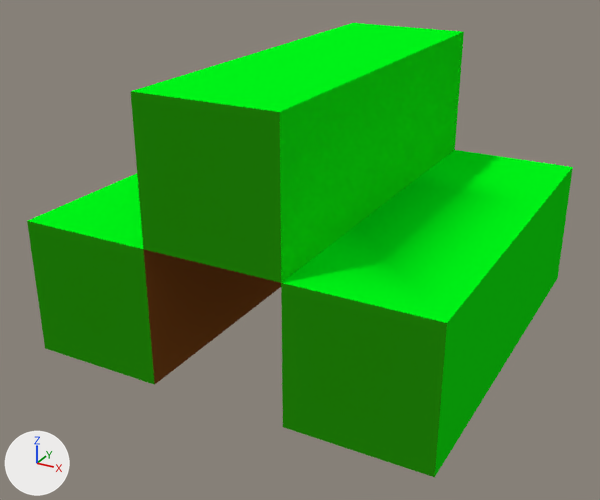
Renders of the Blender file models/tent_obj.blend from each side of a commit.
Camera for both pictures: a 50 mm lens placed at (1.59, -3.37, 1.55), pointed at (0.21, -0.87, 0.3). The lights are fixed; the arrows at lower left show +X, +Y and +Z.

Before the edit, the objects in view are built like this:
```python
mat_materiał_003 = principled_material('Materiał.003')
mat_materiał_003.base_color = (0.00655, 0.701, 0.00584)  # green #13da12
mat_materiał_003.roughness = 1.0
mat_materiał_003.specular_ior_level = 0.0
mat_materiał_004 = principled_material('Materiał.004')
mat_materiał_004.base_color = (0.0, 0.99, 0.0099)  # green #00fe19
mat_materiał_004.roughness = 1.0
mat_materiał_004.specular_ior_level = 0.0
mat_materiał_005 = principled_material('Materiał.005')
mat_materiał_005.base_color = (0.0178, 0.279, 0.00316)  # green #24900a
mat_materiał_005.roughness = 1.0
mat_materiał_005.specular_ior_level = 0.0
me_tent = bpy.data.meshes.new('tent')
me_tent.from_pydata(...)  # 40 vertices, 42 faces; spans x -1.0..2.0, y -3.0..0.0, z 0.0..2.0
# faces by material slot: [6, 18, 9, 9]
me_tent.materials.append(mat_materiał_005)  # green #24900a
me_tent.materials.append(mat_materiał_003)  # green #13da12
me_tent.materials.append(mat_materiał_004)  # green #00fe19
me_tent.materials.append(mat_materiał_006)  # brown #79461d
ob_tent = bpy.data.objects.new('tent', me_tent)
ob_tent.location = (0.0, 0.0, 0.0)
ob_tent.scale = (0.5, 0.5, 0.5)
```
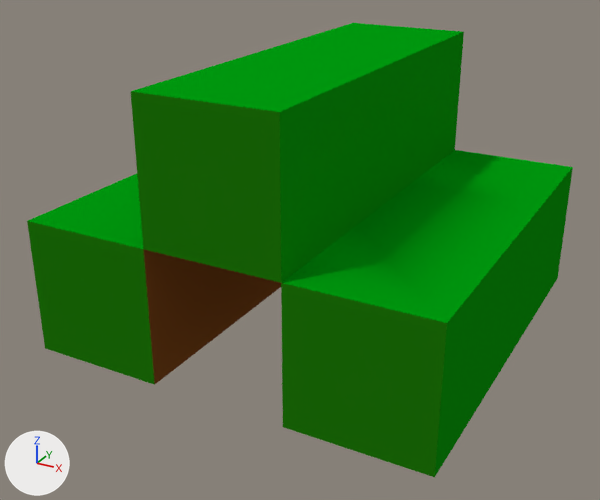
Pixel boxes (x1, y1, x2, y2) of what changed, in the pictures (600 x 500 px):
'tent', recoloured: (27, 23, 573, 477) in both

The edits, one by one:
Material 'Materiał.005' (mat_materiał_005) changes colour from green #24900a to dark green #1e7809; in linear values from (0.0178, 0.279, 0.00316) to (0.0131, 0.188, 0.00263).
Material 'Materiał.003' (mat_materiał_003) changes colour from green #13da12 to green #0c8f0b; in linear values from (0.00655, 0.701, 0.00584) to (0.00382, 0.275, 0.00347).
Material 'Materiał.004' (mat_materiał_004) changes colour from green #00fe19 to green #009d0f; in linear values from (0.0, 0.99, 0.0099) to (0.0, 0.336, 0.00496).
